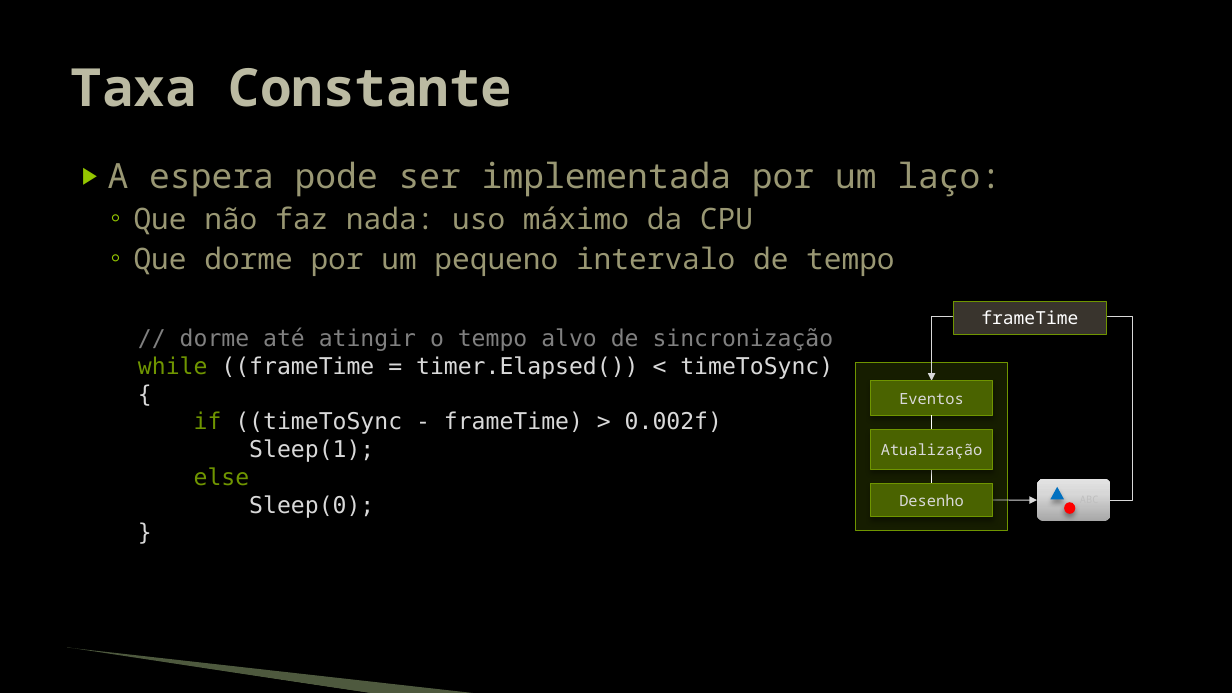
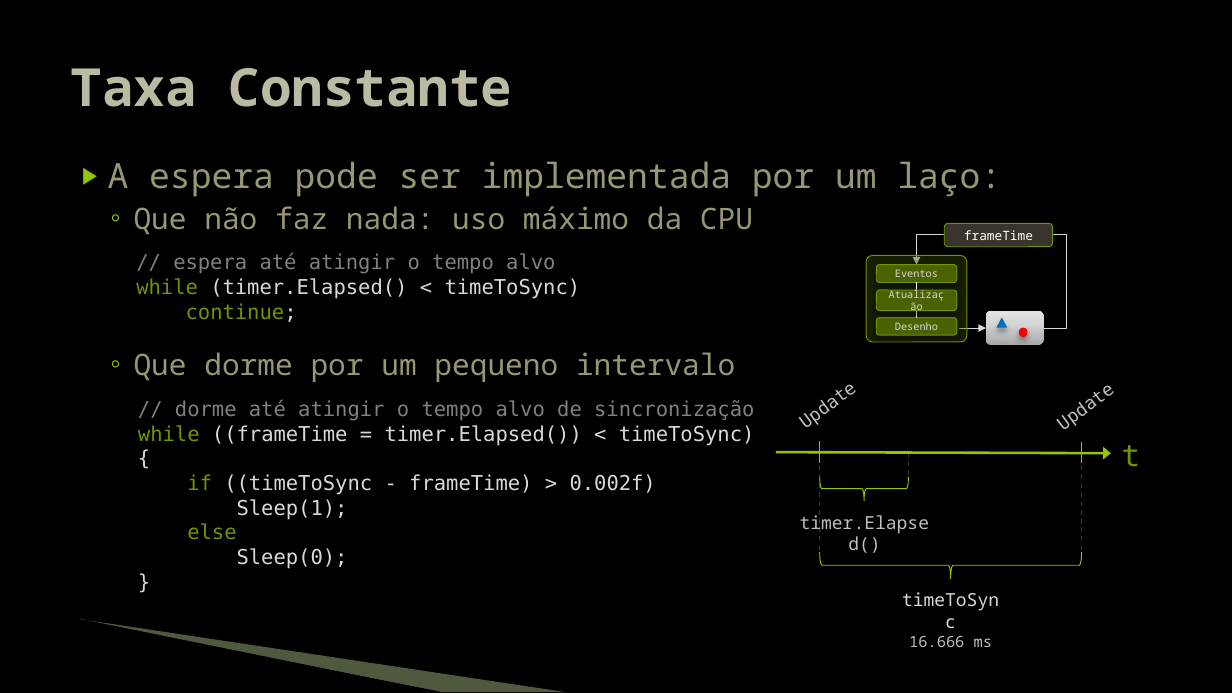
Before and after one commit to JudsonSS/Jogos, a slide deck: slide 8 of Slides/07. Taxa de Atualização.pptx. Drawn at 1232x693 pixels with LibreOffice and Linux fonts; fonts in the diff are those of the drawing; background and template pictures are left out. Boxes give left, top, right and bottom in pixels: in the first picture for what was removed or moved away, otherwise in the second. Text is boxed around its words. In the diff, an @@ line names an element or a change of style, - is before the commit and + after.

```diff
--- a/Slides/07. Taxa de Atualização.pptx
+++ b/Slides/07. Taxa de Atualização.pptx
@@ elbow arrow moved from (1110, 500) - (932, 381) to (1043, 328) - (917, 264) @@
@@ rounded rectangle "frameTime": place and size @@
-rounded rectangle "frameTime" at (954,301,1106,335)
+rounded rectangle "frameTime" at (945,224,1053,247)
@@ rounded rectangle "frameTime" at (945,224,1053,247): size 14 to 10 pt; rectangle to rounded rectangle @@
@@ text added at (136,253,581,322), 16 pt, text #D9D9D9 @@
+// espera até atingir o tempo alvo
+while (timer.Elapsed() < timeToSync)
+continue;
@@ rounded rectangle added at (866,255,967,342), fill #4A6300 at 30% opacity, outline #6F9400 0.75 pt @@
@@ rounded rectangle "Eventos": place and size @@
-rounded rectangle "Eventos" at (871,381,993,415)
+rounded rectangle "Eventos" at (876,264,957,282)
@@ rounded rectangle "Atualização": place and size @@
-rounded rectangle "Atualização" at (871,430,993,470)
+rounded rectangle "Atualização" at (876,290,957,311)
@@ line moved from (932, 415) - (932, 483) to (917, 283) - (917, 318) @@
@@ size 12 to 8 pt; rectangle to rounded rectangle in 3 elements at (876,264,957,282), (876,290,957,311), (876,318,957,335) @@
@@ rounded rectangle "Desenho": place and size @@
-rounded rectangle "Desenho" at (871,483,993,517)
+rounded rectangle "Desenho" at (876,318,957,335)
@@ arrow moved from (993, 500) - (1037, 500) to (959, 328) - (986, 328) @@
@@ rounded rectangle: place and size @@
-rounded rectangle at (1037,479,1111,521)
+rounded rectangle at (986,311,1043,345)
@@ triangle: place and size @@
-triangle at (1051,487,1065,500)
+triangle at (996,317,1007,327)
@@ ellipse: place and size @@
-ellipse at (1065,503,1076,515)
+ellipse at (1019,328,1029,337)
@@ text at (134,352,735,382): text changed @@
-  ◦ Que dorme por um pequeno intervalo de tempo
+  ◦ Que dorme por um pequeno intervalo
@@ rectangle removed at (855,363,1007,531) @@
@@ text "// dorme até atingir o ...": place and size @@
-text "// dorme até atingir o ..." at (138,327,834,518)
+text "// dorme até atingir o ..." at (138,400,755,569)
@@ text "// dorme até atingir o ..." at (138,400,755,569): size 18 to 16 pt @@
@@ text removed at (1071,489,1110,511) @@
-ABC
@@ group added at (776,376,1140,647): 5 lines, 5 texts, 2 right braces, 1 arrow @@
+Update
+Update
+timeToSync
+16.666 ms
+t
+timer.Elapsed()
@@ freeform shape: place and size @@
-freeform shape at (66,649,374,693)
+freeform shape at (78,621,440,692)
@@ freeform shape: place and size @@
-freeform shape at (67,648,481,693)
+freeform shape at (80,619,566,692)
```
Also in this commit, not shown: 14 other slides changed, 2 slides added.
